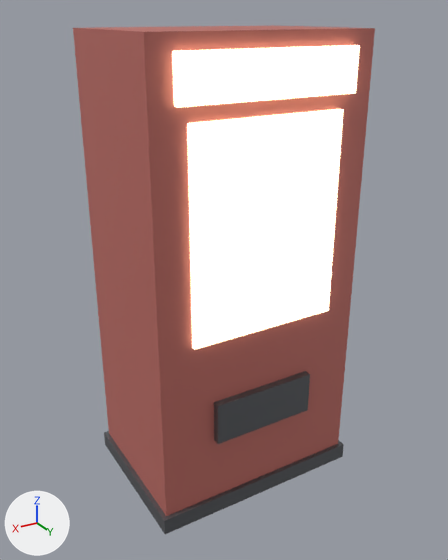
The glTF model godot/assets/props/perk_machine.glb as it was, and as the next commit left it.
Camera for both pictures: a 50 mm lens placed at (1.38, 2.32, 2.15), pointed at (0.0, 0.03, 1.01). Every picture has the same lights, and +X, +Y and +Z are marked at lower left. The first picture is the older version.

Script lines for the objects in view, before the commit:
```python
mat_body = principled_material('Body')
mat_body.base_color = (0.541, 0.165, 0.141)  # pink #c27169
mat_body.metallic = 0.2
mat_body.roughness = 0.6
mat_glow = principled_material('Glow')
mat_glow.base_color = (1.0, 0.9, 0.6)  # beige #fff3cb
mat_glow.roughness = 0.2
mat_glow.emission_color = (1.0, 0.9, 0.6)  # beige #fff3cb
mat_glow.emission_strength = 2.5
mat_metal = principled_material('Metal')
mat_metal.base_color = (0.169, 0.176, 0.192)  # grey #727479
mat_metal.metallic = 0.7
mat_metal.roughness = 0.4
me_perkmachine = bpy.data.meshes.new('PerkMachine')
me_perkmachine.from_pydata(...)  # a box spanning x -0.5..0.5, y -0.35..0.35, z 0.0..2.1, material slot 0; a box spanning x -0.35..0.35, y 0.33..0.37, z 0.9..1.8, material slot 1; a box spanning x -0.4..0.4, y 0.34..0.38, z 1.86..2.04, material slot 1; a box spanning x -0.25..0.25, y 0.34..0.39, z 0.4..0.6, material slot 2; a box spanning x -0.52..0.52, y -0.37..0.37, z 0.0..0.08, material slot 2
me_perkmachine.materials.append(mat_body)  # pink #c27169
me_perkmachine.materials.append(mat_glow)  # beige #fff3cb, glowing beige #fff3cb
me_perkmachine.materials.append(mat_metal)  # grey #727479
ob_perkmachine = bpy.data.objects.new('PerkMachine', me_perkmachine)
ob_perkmachine.location = (0.0, 0.0, 0.0)
```
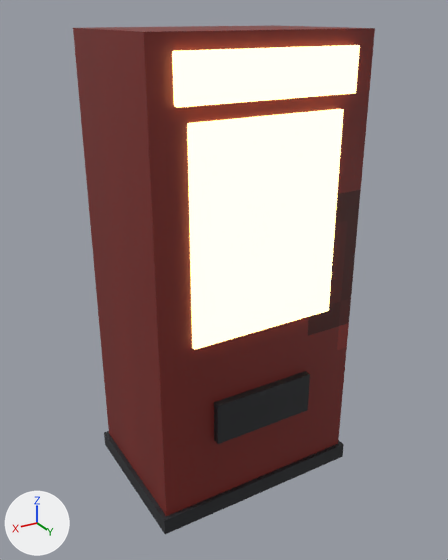
Location of each change, [x1, y1, x2, y2] in pixels of the pictures (448 x 560 px):
```json
{"object": "PerkMachine", "change": "surface changed, recoloured", "before": [73, 25, 375, 534], "after": [73, 25, 375, 534], "on screen": "beige to brown"}
```

Edits to the scene script, one JSON object a line:
```json
{"op": "add", "block": "img_tex_metal", "code": ["img_tex_metal = load_image('tex_metal', '_unpacked/tex_metal', 64, 64, 'sRGB')"]}
{"op": "add", "block": "img_tex_paint", "code": ["img_tex_paint = load_image('tex_paint', '_unpacked/tex_paint', 64, 64, 'sRGB')"]}
{"block": "mat_body", "change": "nodes: BsdfPrincipled, OutputMaterial"}
{"block": "mat_body", "change": "colours: pink #c27169"}
{"block": "mat_body", "change": "nodes: BsdfPrincipled, Mix, OutputMaterial, TexImage"}
{"block": "mat_body", "change": "colours: red #8a2a24"}
{"block": "mat_body", "change": "uses the picture img_tex_paint"}
{"op": "set", "path": "mat_glow.emission_color", "old": "(1.0, 0.9, 0.6)", "new": "(1.0, 0.787, 0.319)", "note": "beige #fff3cb -> yellow #ffe599"}
{"block": "mat_metal", "change": "nodes: BsdfPrincipled, OutputMaterial"}
{"block": "mat_metal", "change": "colours: grey #727479"}
{"block": "mat_metal", "change": "nodes: BsdfPrincipled, Mix, OutputMaterial, TexImage"}
{"block": "mat_metal", "change": "colours: dark grey #2b2d31"}
{"block": "mat_metal", "change": "uses the picture img_tex_metal"}
```
